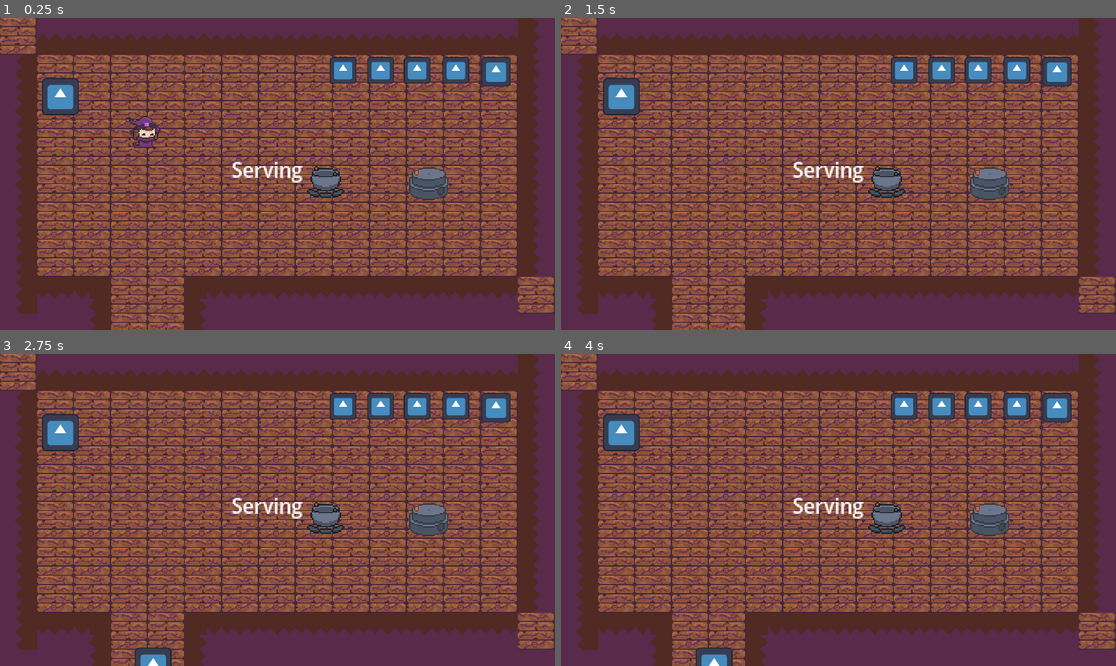
Above: before the commit, frames 1-4 (two rows, left to right).
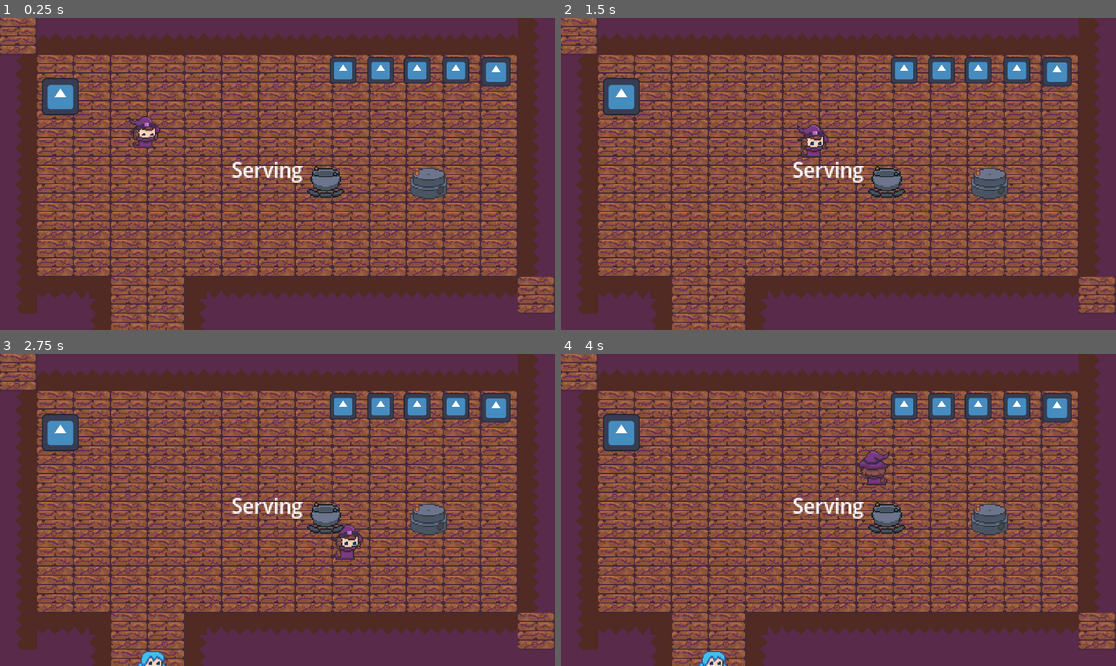
Above: after the commit, the same moments.

Repository: Yatagarasu163/apothecary-allergies
Game: Godot game, scene res://Assets/Scenes/testing_scene.tscn
Two runs of this game, one before a commit and one after it. Both use one fixed random seed, a clock stepped at 60 frames per second and the inputs below. The engine's default icon, where the game draws it, is replaced by a stand-in: a white triangle on a blue panel in a dark square.
Inputs:
- Up to frame 1 (0.25 s): no input
- Up to frame 2 (1.5 s): tap Enter at 0.5 s; hold D (WalkRight) 0.53-1.28 s; tap E (Add) at 0.6 s; tap Space (Dash) at 0.8, 1.35 s; hold S (WalkDown) from 1.28 s (still down)
- Up to frame 3 (2.75 s): tap E (Add) at 1.55, 2.1 s; release S (WalkDown) at 2.03 s; hold D (WalkRight) from 2.03 s (still down); tap Space (Dash) at 2.3 s
- Up to frame 4 (4 s): release D (WalkRight) at 2.78 s; hold W (WalkUp) 2.78-3.53 s; tap Space (Dash) at 2.85, 3.8 s; tap E (Add) at 3.05 s; hold A (WalkLeft) from 3.53 s (still down); tap F (Interact) at 3.6 s

The runs differ from the first frame. In frame 1, 0.2% of the frame differs, in the area x 73-81%, y 47-59%; in frame 2, 0.5%; in frame 3, 0.9%; in frame 4, 0.9%, in the area x 24-81%, y 30-100%.

Commit message:
added sprites

Diff:
--- a/Assets/Prefabs/Pestle.tscn
+++ b/Assets/Prefabs/Pestle.tscn
@@ -1,8 +1,8 @@
 [gd_scene format=3 uid="uid://b40l382tqoc3"]
 
 [ext_resource type="Script" uid="uid://7x6dam087rrn" path="res://Assets/Scripts/pestle.gd" id="1_dc2rc"]
-[ext_resource type="Texture2D" uid="uid://c53wg8pq2wx7k" path="res://icon.svg" id="2_1e3v2"]
 [ext_resource type="Texture2D" uid="uid://45yvapnk231r" path="res://Assets/Sprites/Sprite Sheets/PotionTools.png" id="2_oi55m"]
+[ext_resource type="Texture2D" uid="uid://d1ux8fs45cbk0" path="res://Assets/Sprites/Ingredients/dragon_scale.png" id="3_1e3v2"]
 
 [sub_resource type="AtlasTexture" id="AtlasTexture_kq6am"]
 atlas = ExtResource("2_oi55m")
@@ -68,16 +68,15 @@
 size = Vector2(52.5, 50.375)
 
 [sub_resource type="RectangleShape2D" id="RectangleShape2D_1e3v2"]
-size = Vector2(32, 31)
+size = Vector2(32, 19.75)
 
 [node name="Pestle" type="Node2D" unique_id=205812332]
-texture_filter = 5
+scale = Vector2(4, 4)
 script = ExtResource("1_dc2rc")
 
 [node name="PestleSprite" type="AnimatedSprite2D" parent="." unique_id=1287281234]
 sprite_frames = SubResource("SpriteFrames_35dvj")
 animation = &"grinding"
-frame_progress = 0.776402
 
 [node name="Collision Detector" type="Area2D" parent="." unique_id=867185578]
 
@@ -85,29 +84,24 @@
 shape = SubResource("RectangleShape2D_68iyi")
 
 [node name="Items" type="Node2D" parent="." unique_id=850293869]
+position = Vector2(0, -15)
+scale = Vector2(0.5, 0.5)
 
 [node name="Item 1" type="Sprite2D" parent="Items" unique_id=498833994]
-visible = false
-position = Vector2(0, -25)
-scale = Vector2(0.75, 0.75)
-texture = ExtResource("2_1e3v2")
+texture = ExtResource("3_1e3v2")
 
 [node name="Item 2" type="Sprite2D" parent="Items" unique_id=1207497301]
-visible = false
-position = Vector2(-24, -25)
-scale = Vector2(0.75, 0.75)
-texture = ExtResource("2_1e3v2")
+position = Vector2(-25, 0)
+texture = ExtResource("3_1e3v2")
 
 [node name="Item 3" type="Sprite2D" parent="Items" unique_id=928852486]
-visible = false
-position = Vector2(24, -25)
-scale = Vector2(0.75, 0.75)
-texture = ExtResource("2_1e3v2")
+position = Vector2(25, 0)
+texture = ExtResource("3_1e3v2")
 
 [node name="StaticBody2D" type="StaticBody2D" parent="." unique_id=165950386]
 
 [node name="CollisionShape2D" type="CollisionShape2D" parent="StaticBody2D" unique_id=158530280]
-position = Vector2(0, 0.5)
+position = Vector2(0, 6.125)
 shape = SubResource("RectangleShape2D_1e3v2")
 
 [connection signal="body_entered" from="Collision Detector" to="." method="body_entered"]
--- a/Assets/Prefabs/Stations/Boiler.tscn
+++ b/Assets/Prefabs/Stations/Boiler.tscn
@@ -2,7 +2,7 @@
 
 [ext_resource type="Script" uid="uid://c2fcdwmvfyklc" path="res://Assets/Scripts/Stations/boiler.gd" id="1_c5sqm"]
 [ext_resource type="Texture2D" uid="uid://45yvapnk231r" path="res://Assets/Sprites/Sprite Sheets/PotionTools.png" id="2_i2c3m"]
-[ext_resource type="Texture2D" uid="uid://c53wg8pq2wx7k" path="res://icon.svg" id="2_nlwqm"]
+[ext_resource type="Texture2D" uid="uid://d1ux8fs45cbk0" path="res://Assets/Sprites/Ingredients/dragon_scale.png" id="3_i2c3m"]
 
 [sub_resource type="AtlasTexture" id="AtlasTexture_jqcmu"]
 atlas = ExtResource("2_i2c3m")
@@ -56,7 +56,7 @@
 size = Vector2(224, 187)
 
 [sub_resource type="RectangleShape2D" id="RectangleShape2D_i2c3m"]
-size = Vector2(128, 112)
+size = Vector2(128, 64)
 
 [node name="Boiler" type="Node2D" unique_id=1355668019]
 script = ExtResource("1_c5sqm")
@@ -73,15 +73,16 @@
 shape = SubResource("RectangleShape2D_c5sqm")
 
 [node name="Items" type="Node2D" parent="." unique_id=762423721]
-position = Vector2(0, -75)
+position = Vector2(0, -50)
+scale = Vector2(2, 2)
 
 [node name="Item" type="Sprite2D" parent="Items" unique_id=900082432]
-texture = ExtResource("2_nlwqm")
+texture = ExtResource("3_i2c3m")
 
 [node name="StaticBody2D" type="StaticBody2D" parent="." unique_id=635866809]
 
 [node name="CollisionShape2D" type="CollisionShape2D" parent="StaticBody2D" unique_id=1949838909]
-position = Vector2(0, 8)
+position = Vector2(0, 32)
 shape = SubResource("RectangleShape2D_i2c3m")
 
 [connection signal="body_entered" from="Collision Detector" to="." method="body_entered"]
--- a/Assets/Prefabs/patient.tscn
+++ b/Assets/Prefabs/patient.tscn
@@ -1,25 +1,79 @@
 [gd_scene format=3 uid="uid://3wnufx1ygrxs"]
 
 [ext_resource type="Script" uid="uid://gnamq3aldr64" path="res://Assets/Scripts/Patient Scripts/patient.gd" id="1_3c0vk"]
-[ext_resource type="Texture2D" uid="uid://c53wg8pq2wx7k" path="res://icon.svg" id="1_5ji0t"]
-[ext_resource type="PackedScene" uid="uid://cbbte4do35776" path="res://Assets/Prefabs/Chat_Bubble.tscn" id="2_7hvhy"]
+[ext_resource type="PackedScene" path="res://Assets/Prefabs/Chat_Bubble.tscn" id="2_7hvhy"]
+[ext_resource type="Texture2D" uid="uid://cw81w0syjwqdd" path="res://Assets/Sprites/Sprite Sheets/CustomerVarients.png" id="2_tkxci"]
+[ext_resource type="Texture2D" uid="uid://danr6lhqx2m" path="res://Assets/Sprites/Sprite Sheets/Sickness.png" id="3_hr5m6"]
 
-[sub_resource type="AtlasTexture" id="AtlasTexture_7hvhy"]
-atlas = ExtResource("1_5ji0t")
-region = Rect2(0, 0, 128, 128)
+[sub_resource type="RectangleShape2D" id="RectangleShape2D_hr5m6"]
 
-[sub_resource type="SpriteFrames" id="SpriteFrames_soyhw"]
+[sub_resource type="AtlasTexture" id="AtlasTexture_mfah6"]
+atlas = ExtResource("3_hr5m6")
+region = Rect2(0, 0, 32, 32)
+
+[sub_resource type="AtlasTexture" id="AtlasTexture_x3cs4"]
+atlas = ExtResource("3_hr5m6")
+region = Rect2(32, 0, 32, 32)
+
+[sub_resource type="AtlasTexture" id="AtlasTexture_tkxci"]
+atlas = ExtResource("3_hr5m6")
+region = Rect2(48, 48, 16, 16)
+
+[sub_resource type="SpriteFrames" id="SpriteFrames_pocpw"]
 animations = [{
 "frames": [{
 "duration": 1.0,
-"texture": SubResource("AtlasTexture_7hvhy")
+"texture": SubResource("AtlasTexture_mfah6")
+}, {
+"duration": 1.0,
+"texture": SubResource("AtlasTexture_x3cs4")
 }],
 "loop": true,
-"name": &"idle",
+"name": &"active",
+"speed": 5.0
+}, {
+"frames": [{
+"duration": 1.0,
+"texture": SubResource("AtlasTexture_tkxci")
+}],
+"loop": true,
+"name": &"none",
 "speed": 5.0
 }]
 
-[sub_resource type="RectangleShape2D" id="RectangleShape2D_hr5m6"]
+[sub_resource type="AtlasTexture" id="AtlasTexture_uxrot"]
+atlas = ExtResource("3_hr5m6")
+region = Rect2(0, 32, 32, 32)
+
+[sub_resource type="AtlasTexture" id="AtlasTexture_ye4j3"]
+atlas = ExtResource("3_hr5m6")
+region = Rect2(32, 32, 32, 32)
+
+[sub_resource type="AtlasTexture" id="AtlasTexture_hr5m6"]
+atlas = ExtResource("3_hr5m6")
+region = Rect2(48, 48, 16, 16)
+
+[sub_resource type="SpriteFrames" id="SpriteFrames_utfjr"]
+animations = [{
+"frames": [{
+"duration": 1.0,
+"texture": SubResource("AtlasTexture_uxrot")
+}, {
+"duration": 1.0,
+"texture": SubResource("AtlasTexture_ye4j3")
+}],
+"loop": true,
+"name": &"active",
+"speed": 5.0
+}, {
+"frames": [{
+"duration": 1.0,
+"texture": SubResource("AtlasTexture_hr5m6")
+}],
+"loop": true,
+"name": &"none",
+"speed": 5.0
+}]
 
 [sub_resource type="RectangleShape2D" id="RectangleShape2D_tkxci"]
 size = Vector2(19.904455, 11.876862)
@@ -30,18 +84,37 @@
 
 [node name="CharacterBody2D" type="CharacterBody2D" parent="." unique_id=390868079 groups=["Patient"]]
 
-[node name="PatientSprite" type="AnimatedSprite2D" parent="CharacterBody2D" unique_id=903477064]
-texture_filter = 5
-sprite_frames = SubResource("SpriteFrames_soyhw")
-animation = &"idle"
-
 [node name="CollisionShape2D" type="CollisionShape2D" parent="CharacterBody2D" unique_id=721830994]
 scale = Vector2(6.402699, 6.402699)
 shape = SubResource("RectangleShape2D_hr5m6")
 
+[node name="Body" type="Sprite2D" parent="CharacterBody2D" unique_id=1002828061]
+scale = Vector2(4, 4)
+texture = ExtResource("2_tkxci")
+hframes = 4
+vframes = 2
+frame = 3
+
+[node name="Head" type="Sprite2D" parent="CharacterBody2D" unique_id=342883244]
+scale = Vector2(4, 4)
+texture = ExtResource("2_tkxci")
+hframes = 4
+vframes = 2
+frame = 7
+
+[node name="Buff Miaw" type="AnimatedSprite2D" parent="CharacterBody2D" unique_id=590828283]
+scale = Vector2(4, 4)
+sprite_frames = SubResource("SpriteFrames_pocpw")
+animation = &"none"
+
+[node name="Fire Eyes" type="AnimatedSprite2D" parent="CharacterBody2D" unique_id=996449405]
+scale = Vector2(4, 4)
+sprite_frames = SubResource("SpriteFrames_utfjr")
+animation = &"none"
+
 [node name="ChatBubble" parent="." unique_id=629623447 instance=ExtResource("2_7hvhy")]
 position = Vector2(144, -133)
-symptom_list = Array[int]([0, 1, 0, 2])
+symptom_list = Array[int]([0, 1, 2])
 
 [node name="Area2D" type="Area2D" parent="." unique_id=624450733]
 
--- a/Assets/Prefabs/patient_spawner.tscn
+++ b/Assets/Prefabs/patient_spawner.tscn
@@ -1,6 +1,6 @@
 [gd_scene format=3 uid="uid://dvrksvj06ahdt"]
 
-[ext_resource type="Script" uid="uid://4a7ig6yf676i" path="res://Assets/Scripts/patient_spawner.gd" id="1_vv4vc"]
+[ext_resource type="Script" uid="uid://4a7ig6yf676i" path="res://Assets/Scripts/Patient Scripts/patient_spawner.gd" id="1_vv4vc"]
 [ext_resource type="PackedScene" uid="uid://3wnufx1ygrxs" path="res://Assets/Prefabs/patient.tscn" id="2_lssc4"]
 
 [node name="Patient_Spawner" type="Node2D" unique_id=187455173]
--- a/Assets/Scenes/testing_scene.tscn
+++ b/Assets/Scenes/testing_scene.tscn
@@ -84,11 +84,9 @@
 
 [node name="Player" parent="." unique_id=1739173272 instance=ExtResource("1_k6s54")]
 position = Vector2(504, 389)
-dash_speed = 15000
 
 [node name="Pestle" parent="." unique_id=205812332 instance=ExtResource("4_oceud")]
 position = Vector2(1483, 563)
-scale = Vector2(4.2, 4.2)
 interaction_range = 1.5
 
 [node name="Shop Layout" type="Node2D" parent="." unique_id=1616522250]
--- a/Assets/Scripts/pestle.gd
+++ b/Assets/Scripts/pestle.gd
@@ -42,25 +42,21 @@
 		is_player_inside = false;
 
 func add_item() -> void:
-	if GameManager.player_inventory != null && GameManager.player_inventory < GameManager.items.RUBBISH:
+	if GameManager.player_inventory == null:
+		print("No item to add to the pestle!");
+	elif GameManager.player_inventory < GameManager.items.RUBBISH:
 		print("Adding an item!");
 		var current_item = null;
 		match total_visible_items:
-			0:
-				current_item = item_1;
-			1:
-				current_item = item_2;
-			2:
-				current_item = item_3;
-
+			0: current_item = item_1;
+			1: current_item = item_2;
+			2: current_item = item_3;
 		current_item.texture = GameManager.items_sprites[GameManager.player_inventory];
 		items_to_grind.append(GameManager.player_inventory);
 		GameManager.player_inventory = null;
 		total_visible_items += 1;
-	elif GameManager.player_inventory != null && GameManager.player_inventory >= GameManager.items.RUBBISH:
+	elif GameManager.player_inventory >= GameManager.items.RUBBISH:
 		print("You cannot add that item!");
-	else:
-		print("No item to add to the pestle!");
 
 func grind_items() -> void:
 	if items_to_grind.size() < 1:
--- a/Assets/Scripts/player.gd
+++ b/Assets/Scripts/player.gd
@@ -1,10 +1,9 @@
 extends CharacterBody2D;
 
-@export_category("Movement")
-@export var base_speed: int = 350;
-@export var dash_speed: int = 600;
-@export var dash_duration: float = 0.01;
-@export var dash_cooldown: float = 3.0;
+@export var base_speed: int = 35;
+@export var dash_speed: int = 750
+@export var dash_cooldown: float = 1;
+@export var slippery: float = 10
 var current_dash_cooldown: float = 0.0;
 
 @onready var anim := $"Player Sprite"
@@ -15,16 +14,15 @@
 var moveDirection: Vector2
 
 func handleInput():
+	velocity = lerp(velocity, Vector2.ZERO, 1 / slippery)
+
 	moveDirection = Input.get_vector("WalkLeft","WalkRight","WalkUp","WalkDown")
-	velocity += moveDirection * base_speed / 10;
-
-	velocity = lerp(velocity, Vector2.ZERO, 0.1)
+	velocity += moveDirection * base_speed;
 
 	if Input.is_action_just_pressed("Dash") && current_dash_cooldown <= 0:
 		current_dash_cooldown = dash_cooldown;
-		velocity = moveDirection * dash_speed;
+		velocity += moveDirection * dash_speed;
 		await get_tree().create_timer(dash_cooldown).timeout;
-		velocity = moveDirection * base_speed;
 
 func handleSpriteAnim() -> void:
 	if Input.is_action_just_pressed("WalkRight"): walkedRight = true
Not shown: 1 places in Assets/Prefabs/chat_bubble.tscn that only renumber resources
Not shown: 1 places in Assets/Prefabs/player.tscn that only renumber resources
Not shown: 1 places in Assets/Scenes/testing_scene.tscn that only renumber resources
Binary file changed: Assets/Sprites/Sprite Sheets/CustomerVarients.png
